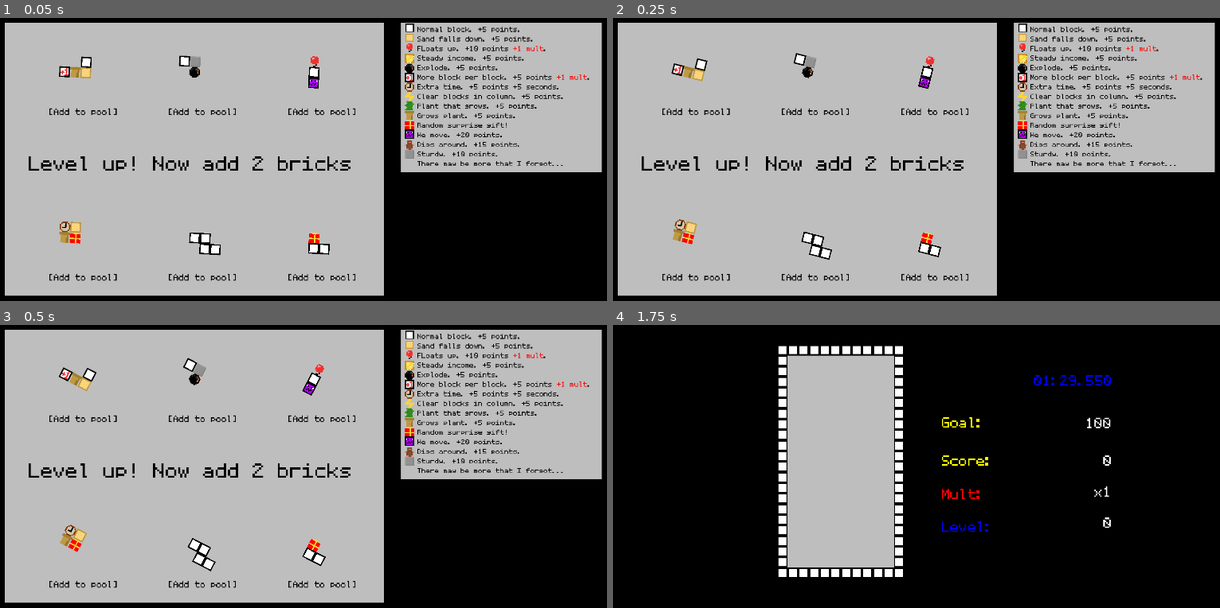
Above: before the commit, frames 1-4 (two rows, left to right).
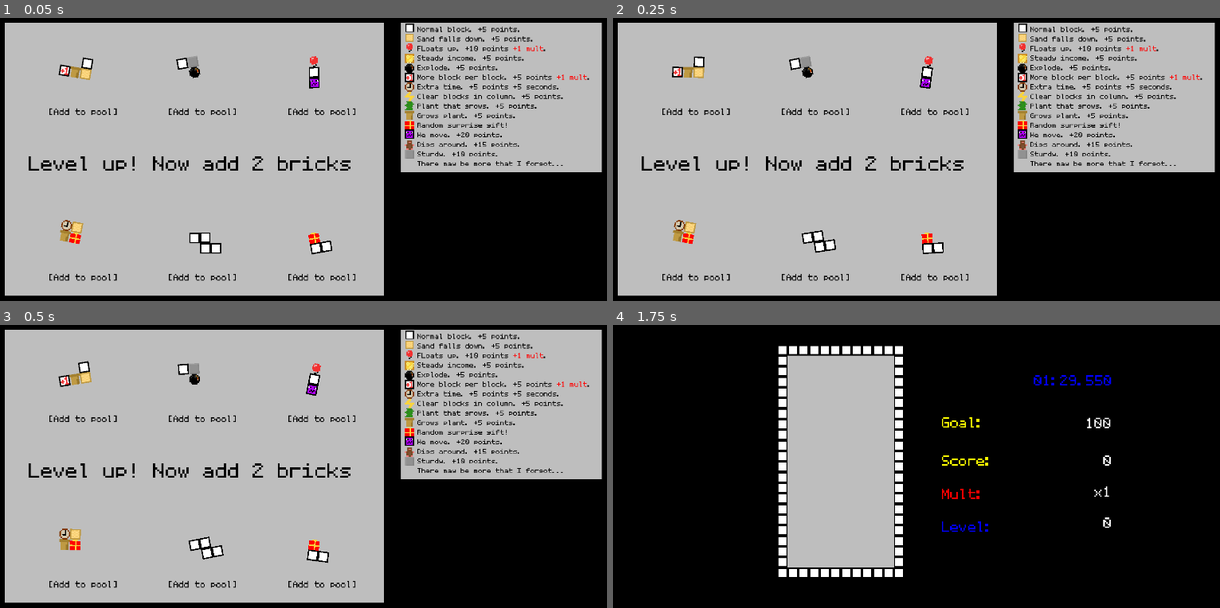
Above: after the commit, the same moments.

Repository: AsgerHB/create-jam-spring-2025
Game: Godot game, scene res://Scenes/Selector.tscn
Same seed, same stepped clock (60 frames per second), same inputs: the game is played once before the commit and once after it. This scene is started directly instead of the project's main scene. Sound files missing from this copy of the repository are replaced by a short silence.
Inputs:
- Up to frame 1 (0.05 s): no input
- Up to frame 2 (0.25 s): no input
- Up to frame 3 (0.5 s): no input
- Up to frame 4 (1.75 s): click "[Add to pool]" at 0.5 s; click "[Add to pool]" at 1.25 s

The runs differ from the first frame. In frame 1, 0.7% of the frame differs, in the area x 9-55%, y 13-84%; in frame 2, 1.0%; in frame 3, 1.4%, in the area x 9-55%, y 11-88%; in frame 4, nothing differs.

Commit message:
Apply the same wiggle-effect tweaks in the Selector screen

Diff:
--- a/Scenes/EndScreen.tscn
+++ b/Scenes/EndScreen.tscn
@@ -50,7 +50,5 @@
 position = Vector2(-62, 762)
 script = ExtResource("5_jh5rx")
 scroll_speed = 200
-rotation_rate = 4
-rotation_multiplier = 0.2
 
 [connection signal="pressed" from="Interactive/BackButton" to="Interactive" method="_on_back_button_pressed"]
--- a/Scripts/end_screen_tetriminos.gd
+++ b/Scripts/end_screen_tetriminos.gd
@@ -4,8 +4,8 @@
 @export var reset_at = 1920 # Position after which to reset to
 @onready var initial_position = transform.x
 var rotation_counter = 0 # For wiggling the tetriminos
-@export var rotation_rate = 2
-@export var rotation_multiplier = 0.3
+@export var rotation_rate = 4 # How quickly they rotate
+@export var rotation_multiplier = 0.2 # Set to less than 1 to make them just wiggle a little.
 
 func initialize() -> void:
 	# Move initial position so it starts by only showing the last tetrimino
@@ -24,6 +24,9 @@
 		position.x = initial_position
 
 	rotation_counter += delta*rotation_rate
+
+	# The i is just to get a unique offset for each chid.
+	# Since 1 is not a divisor of π, they will rotate out of sync.
 	var i = 0
 	for child in get_children():
 		i += 1
--- a/Scripts/selector.gd
+++ b/Scripts/selector.gd
@@ -9,18 +9,20 @@
 var generator
 var tetriminos = []
 var spawnedminos = []
-var time = 0
+var rotation_progress = 0
+@export var rotation_rate = 4 # How quickly they rotate
+@export var rotation_multiplier = 0.2 # Set to less than 1 to make them just wiggle a little.
 
-var minos_to_spawn = 6
-var minos_to_pick = 2
+@export var minos_to_spawn = 6
+@export var minos_to_pick = 2
 
-var button_y_offset = 100
-var row_offset = 500
-var row_spacing = 200
-var grid_spacing = 180
+@export var button_y_offset = 100
+@export var row_offset = 500
+@export var row_spacing = 200
+@export var grid_spacing = 180
 
 #Minos are misalligned, hack to move them to the right manually
-var mino_offset = 80
+@export var mino_offset = 80
 
 func _ready():
 	generator = TetriminoGenerator.new()
@@ -56,9 +58,15 @@
 
 #Spinner, this is gonna perform badly, gamejam yay
 func _process(delta):
-	time += delta
+	rotation_progress += delta*rotation_rate
+
+
+	# The i is just to get a unique offset for each chid.
+	# Since 1 is not a divisor of π, they will rotate out of sync.
+	var i = 0
 	for item in spawnedminos:
-		item.rotation = sin(time)
+		i += 1
+		item.rotation = sin(rotation_progress + i)*rotation_multiplier
 
 func buttonFunc():
 	print("sanity sweet sanity")
